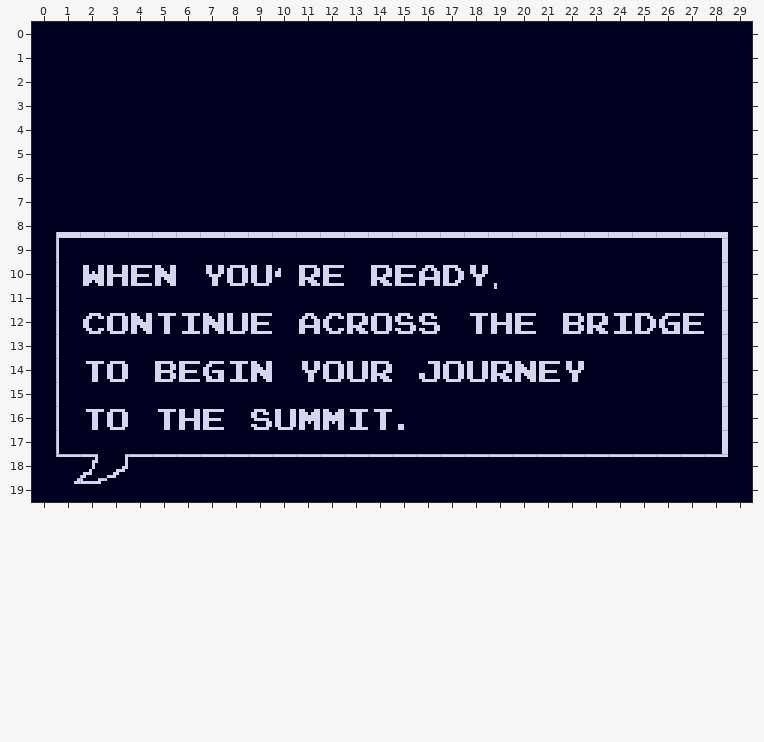
One commit to this Tiled map: diaEight.tmx. Above is the file before it was changed.
Cells are 8x8 px. Shown: x 0..29, y 0..19.
And afterwards:
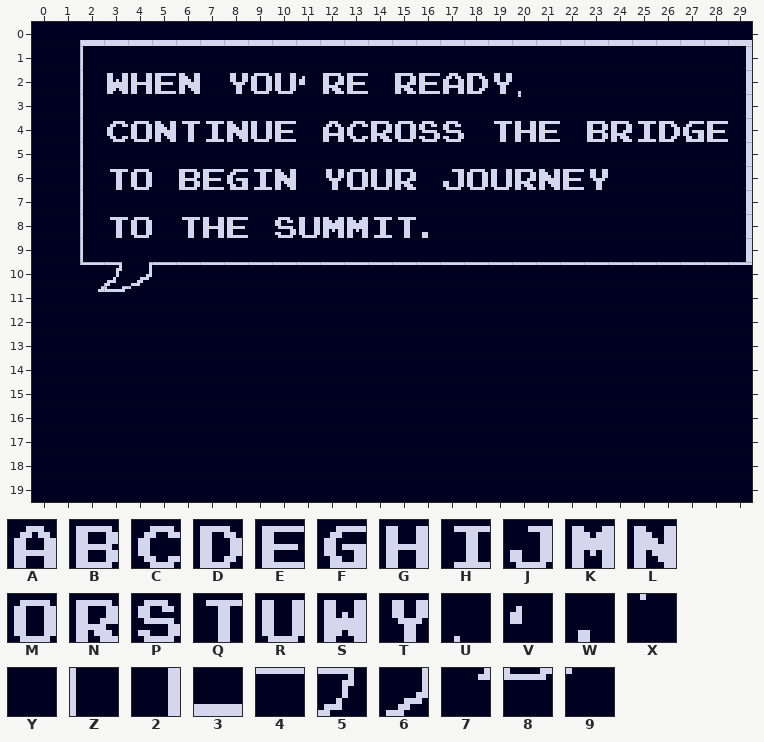
Key: from "dialogueFont": A 96, B 97, C 98, D 99, E 100, F 102, G 103, H 104, J 105, K 108, L 128, M 129, N 132, P 133, Q 134, R 135, S 137, T 139, U 161, V 163, W 165, X 193, Y 226, Z 227, 2 292, 3 296, 4 357, 5 358, 6 359, 7 389, 8 390, 9 391.
_ is an empty cell.
Tiles replaced or removed in this view: 2, 3, 4, 5, 6, 7, 8, 9, A, B, C, D, E, F, G, H, J, K, L, M, N, P, Q, R, S, T, U, V, W, X, Y, Z.
Change:
Changed rows in their new state; . is an unchanged cell.
Layer "Tile Layer 1":
first column x 1:
 0 .3333333333333333333333333333
 1 .Z..........................2
 2 .ZSGEL.TMRVNE.NEADTU........2
 3 .Z.................X........2
 4 .ZCMLQHLRE.ACNMPP.QGE.BNHDFE2
 5 .Z..........................2
 6 .ZQM.BEFHL.TMRN.JMRNLET.....2
 7 .Z..........................2
 8 YZQMYQGEYPRKKHQWYYYYYYYYYYYY2
 9 YZ.........................Y2
10 Y4564444444444444444444444444
11 Y789..............Y........Y.
12 YYYYYYYYY.YYYYYY.YYY.YYYYYYY.
13 Y..........................Y.
14 YYY.YYYYY.YYYY.YYYYYYY.....Y.
15 Y..........................Y.
16 YYY.YYY.YYYYYYY............Y.
17 Y..........................Y.
18 YYYYYYYYYYYYYYYYYYYYYYYYYYYY.
19 YYY..........................
Changed places in both pictures, as pixel boxes (x1, y1, x2, y2):
changed: (56, 40, 752, 484)
